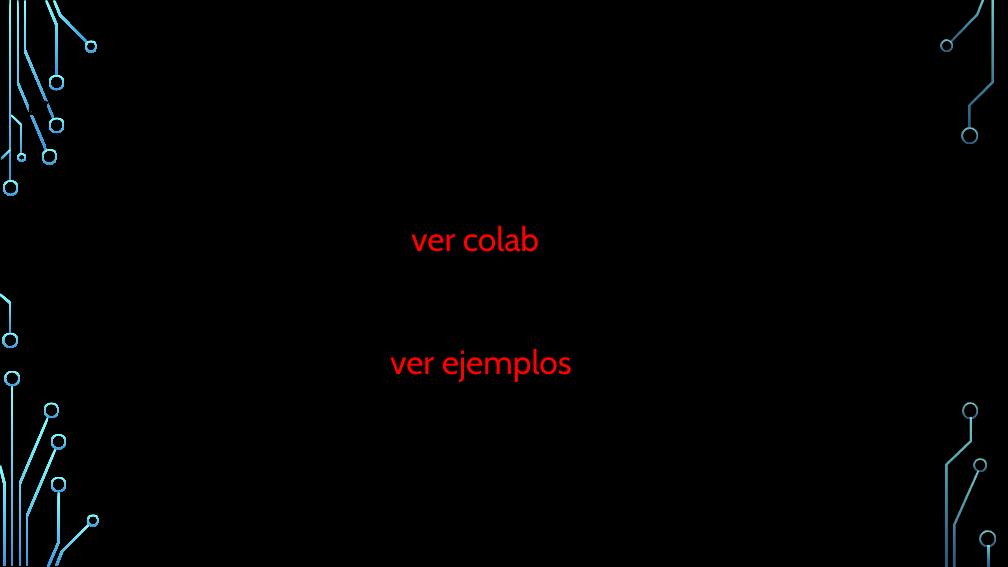
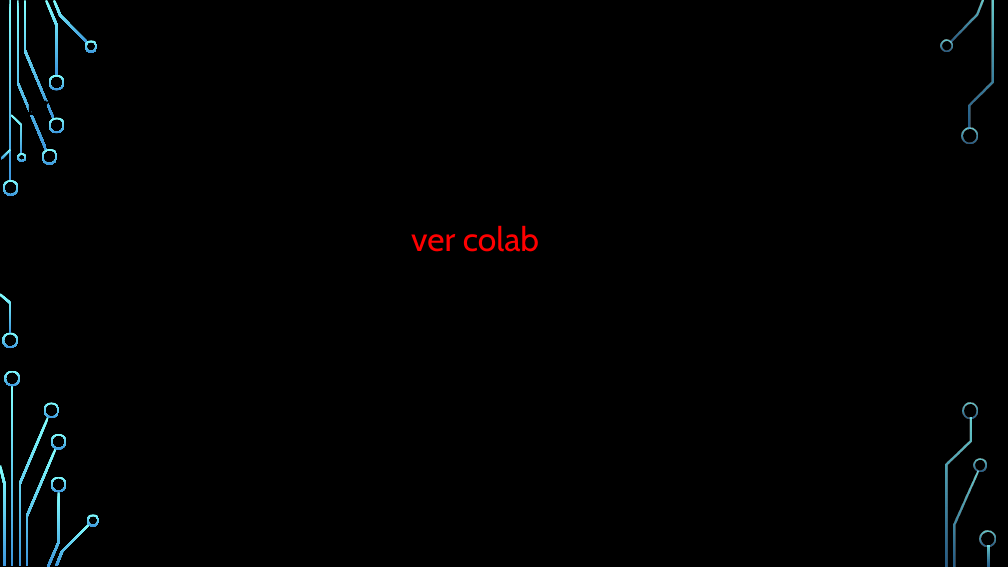
Before and after one commit to FIUBA-Posgrado-Inteligencia-Artificial/aprendizaje_profundo, a slide deck: slide 21 of clase_7/teoria/clase_7.E2.pptx. Drawn at 1008x567 pixels with LibreOffice and Linux fonts; fonts in the diff are those of the drawing; background and template pictures are left out. Boxes give left, top, right and bottom in pixels: in the first picture for what was removed or moved away, otherwise in the second. Text is boxed around its words. In the diff, an @@ line names an element or a change of style, - is before the commit and + after.

```diff
--- a/clase_7/teoria/clase_7.E2.pptx
+++ b/clase_7/teoria/clase_7.E2.pptx
@@ text removed at <box>390,348,572,382</box> @@
-ver ejemplos
```
Also in this commit, not shown: 7 other slides changed, 6 other files.
